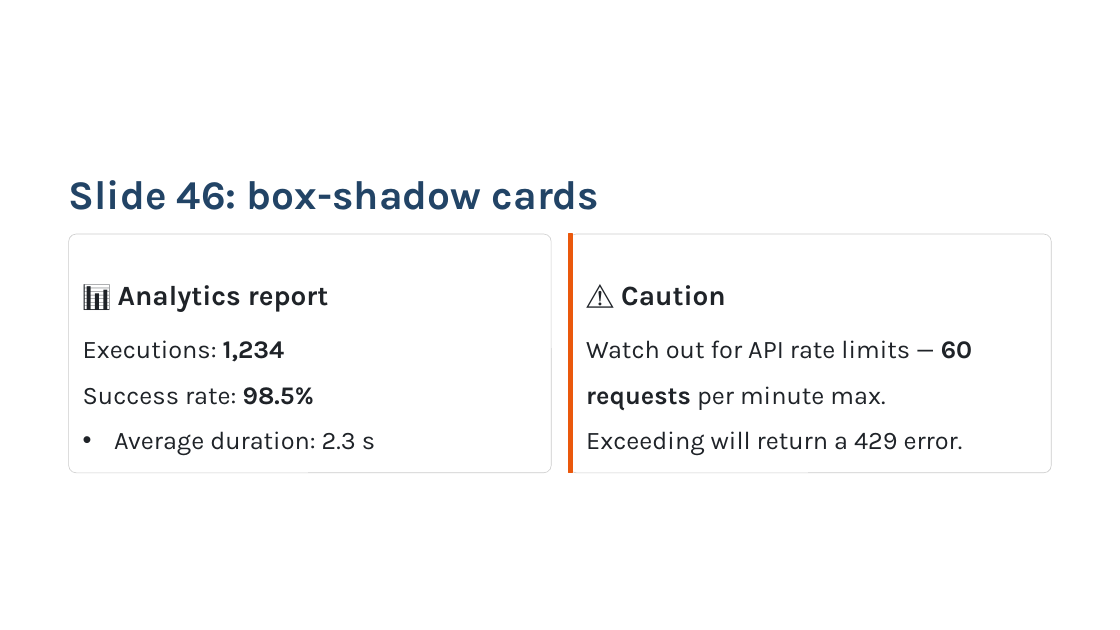
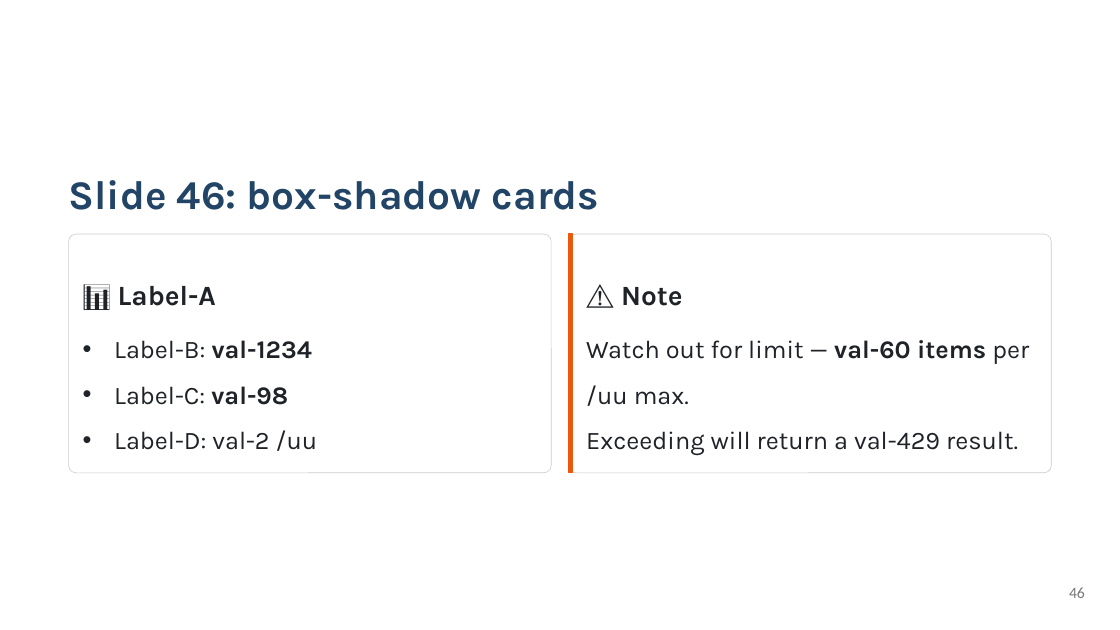
Before and after one commit to KatsuYuzu/marp-to-editable-pptx, a slide deck: slide 46 of output-pptx/test-output.pptx. Drawn at 1120x630 pixels with LibreOffice and Linux fonts; fonts in the diff are those of the drawing. Boxes give left, top, right and bottom in pixels: in the first picture for what was removed or moved away, otherwise in the second. Text is boxed around its words. In the diff, an @@ line names an element or a change of style, - is before the commit and + after.

```diff
--- a/output-pptx/test-output.pptx
+++ b/output-pptx/test-output.pptx
@@ text at (x1=118, y1=286, x2=216, y2=306): text changed @@
-📊 Analytics report
+📊 Label-A
@@ text at (x1=621, y1=287, x2=682, y2=306): text changed @@
-⚠️ Caution
+⚠️ Note
@@ text at (x1=114, y1=340, x2=318, y2=451): text changed @@
-• Executions: 1,234
-• Success rate: 98.5%
-• Average duration: 2.3 s
+• Label-B: val-1234
+• Label-C: val-98
+• Label-D: val-2 /uu
@@ text at (x1=586, y1=340, x2=1029, y2=455): text changed @@
-Watch out for API rate limits — 60 requests per minute max.
-Exceeding will return a 429 error.
+Watch out for limit — val-60 items per /uu max.
+Exceeding will return a val-429 result.
@@ page number added at (x1=1069, y1=587, x2=1085, y2=598), 13.5 pt, text #777777 @@
+46
```
Also in this commit, not shown: 54 other slides changed, 12 slides added, 8 slides removed, 4 other files.
